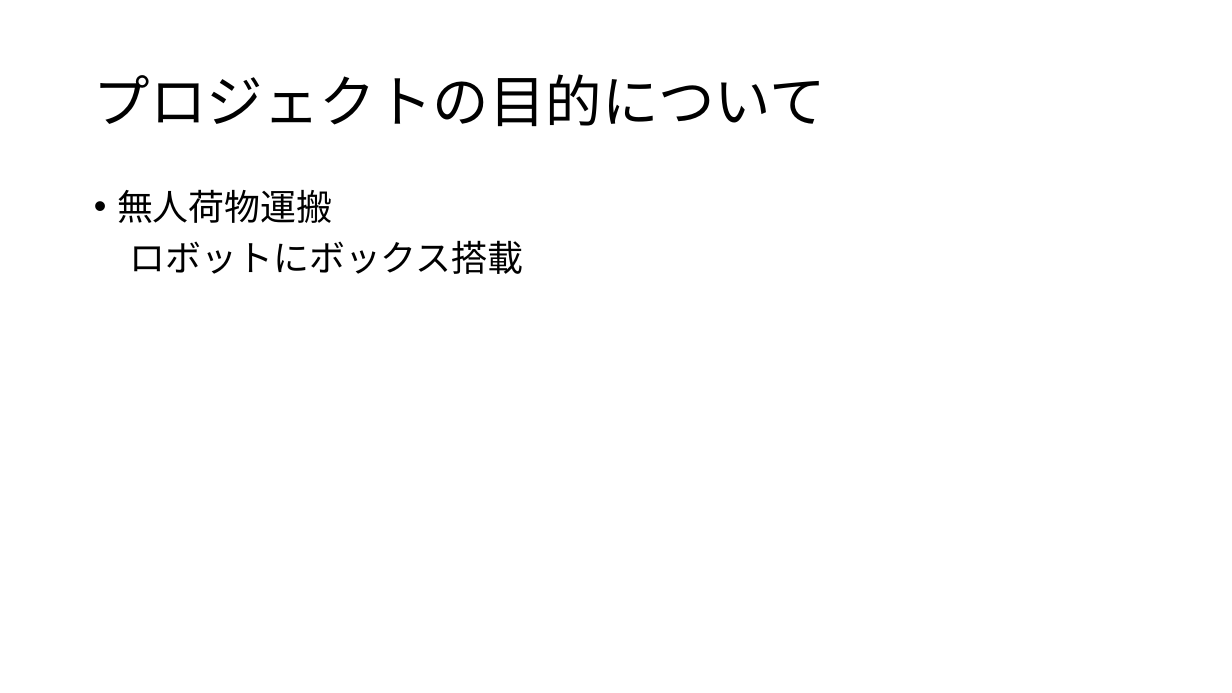
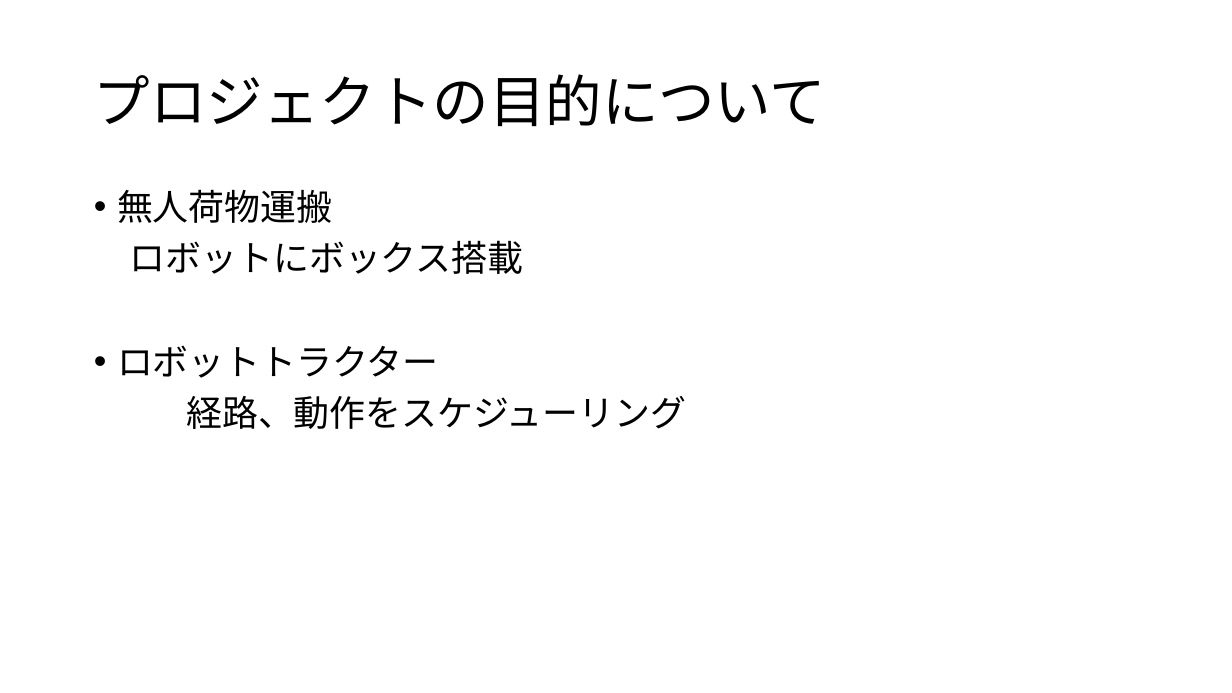
Before and after one commit to moca0511/-, a slide deck: slide 5 of docs/技術調査/技術調書_クライアントアプリ/クライアントアプリ_まとめ.pptx. Drawn at 1232x693 pixels with LibreOffice and Linux fonts; fonts in the diff are those of the drawing. Boxes give left, top, right and bottom in pixels: in the first picture for what was removed or moved away, otherwise in the second. Text is boxed around its words. In the diff, an @@ line names an element or a change of style, - is before the commit and + after.

```diff
--- a/docs/技術調査/技術調書_クライアントアプリ/クライアントアプリ_まとめ.pptx
+++ b/docs/技術調査/技術調書_クライアントアプリ/クライアントアプリ_まとめ.pptx
@@ text at [117,345,686,429]: paragraphs added @@
+• ロボットトラクター
+経路、動作をスケジューリング
```
Also in this commit, not shown: 2 other slides changed, 2 slides added, 6 other files.
